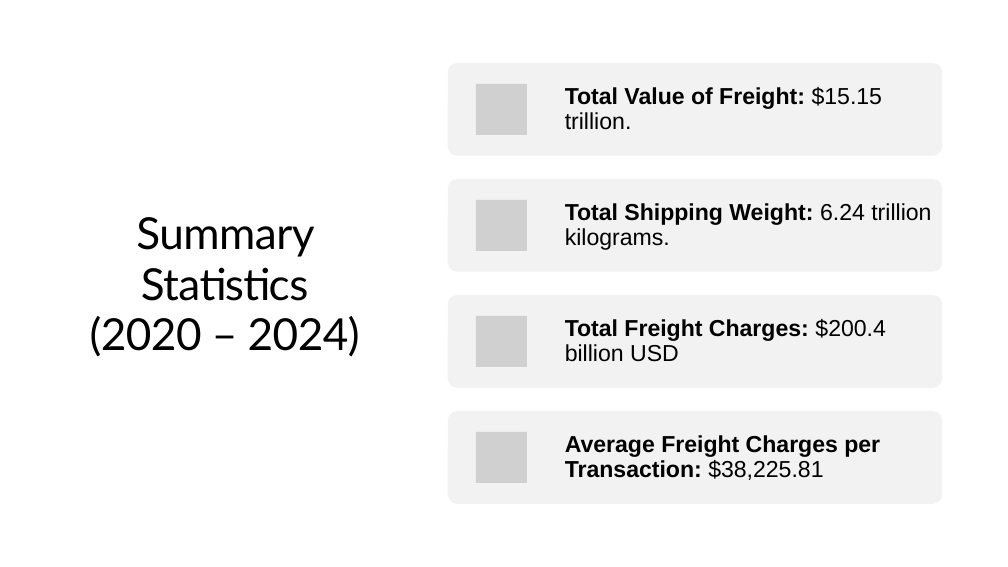
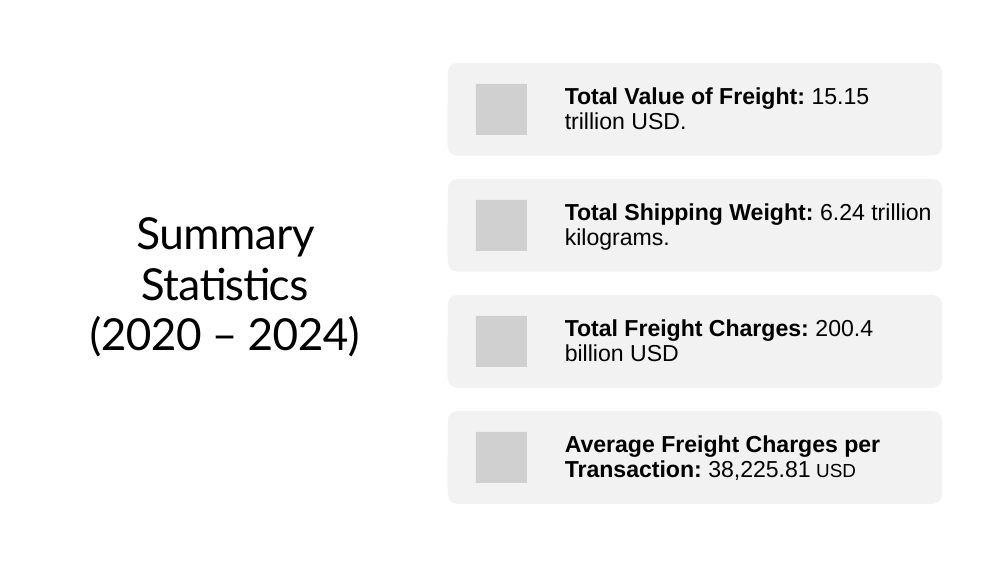
Before and after one commit to Kojo-Jr/TransBorder-Freight-Data-Analysis, a slide deck: slide 5 of 04_report/PPT TransBorder Freight Data Analysis.pptx. Drawn at 1008x567 pixels with LibreOffice and Linux fonts; fonts in the diff are those of the drawing; grey boxes stand for pictures. Boxes give left, top, right and bottom in pixels: in the first picture for what was removed or moved away, otherwise in the second. Text is boxed around its words. In the diff, an @@ line names an element or a change of style, - is before the commit and + after.

```diff
--- a/04_report/PPT TransBorder Freight Data Analysis.pptx
+++ b/04_report/PPT TransBorder Freight Data Analysis.pptx
@@ text at (565,87,870,130): text changed @@
-Total Value of Freight: $15.15 trillion.
+Total Value of Freight: 15.15 trillion USD.
@@ text at (565,319,873,362): text changed @@
-Total Freight Charges: $200.4 billion USD
+Total Freight Charges: 200.4 billion USD
@@ text at (565,435,880,480): text changed @@
-Average Freight Charges per Transaction: $38,225.81
+Average Freight Charges per Transaction: 38,225.81 USD
```
Also in this commit, not shown: 7 other files.
